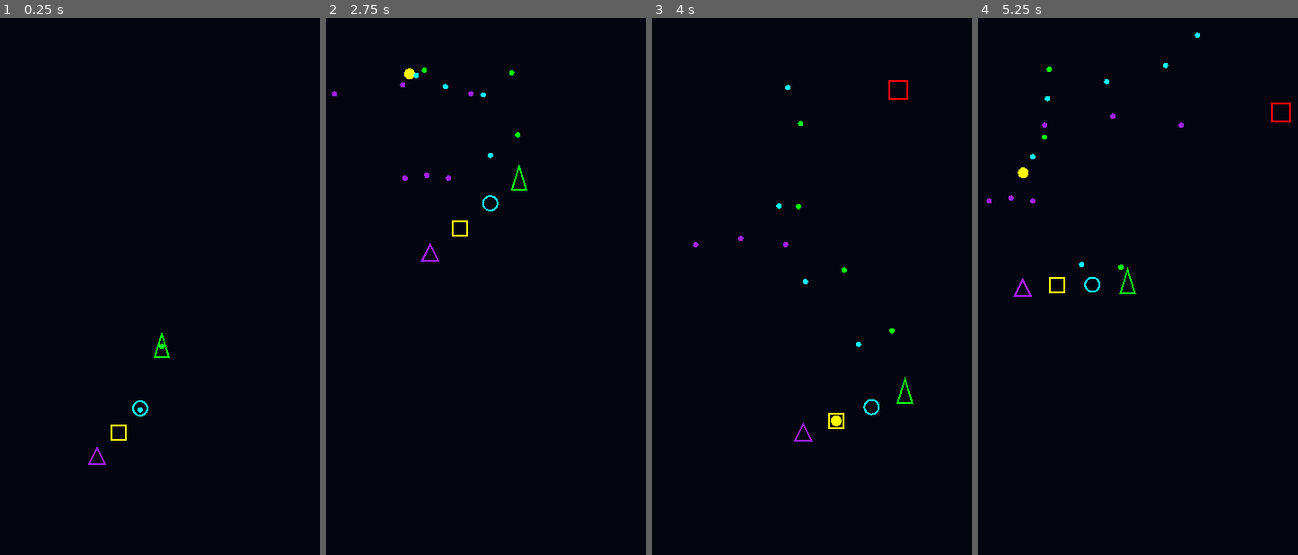
Above: before the commit, frames 1-4 (left to right).
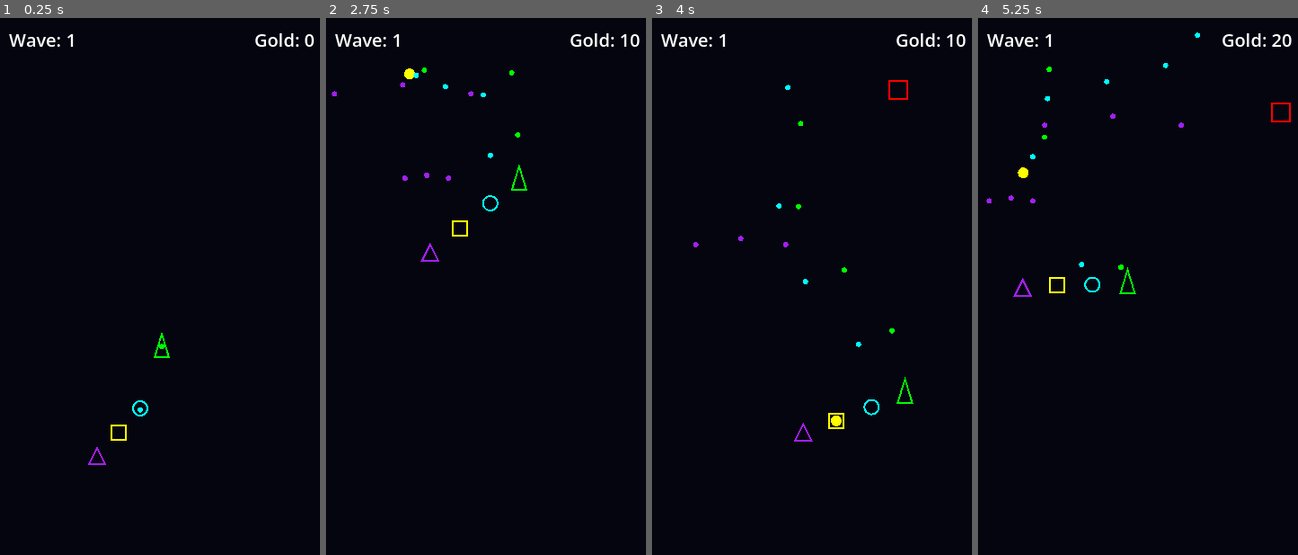
Above: after the commit, the same moments.

Repository: PPG11/NeonFormation
Game: Godot game, scene res://scenes/Main.tscn
The game is run twice, just before and just after one commit, with the same random seed, the same clock (stepped at 60 frames per second) and the same inputs.
Inputs (mouse positions are in pixels of both pictures, inside the frame that each line leads up to):
- Up to frame 1 (0.25 s): no input
- Up to frame 2 (2.75 s): move the mouse to (559, 275) at 0.52 s; move the mouse to (422, 334) at 1.27 s; move the mouse to (521, 179) at 2.02 s
- Up to frame 3 (4 s): move the mouse to (799, 420) at 2.77 s; move the mouse to (911, 393) at 3.52 s
- Up to frame 4 (5.25 s): move the mouse to (1042, 222) at 4.27 s; move the mouse to (1157, 307) at 5.02 s

The runs differ from the first frame. In frame 1, 0.4% of the frame differs, in the area x 2-99%, y 2-6%; in frame 2, 0.4%; in frame 3, 0.4%; in frame 4, 0.4%.

Commit message:
feat(game): add wave and gold tracking UI; implement wave management and enemy spawning logic

Diff:
--- a/scenes/Main.tscn
+++ b/scenes/Main.tscn
@@ -14,3 +14,34 @@
 
 [node name="WorldEnvironment" type="WorldEnvironment" parent="."]
 environment = SubResource("Environment_1")
+
+[node name="CanvasLayer" type="CanvasLayer" parent="."]
+
+[node name="WaveLabel" type="Label" parent="CanvasLayer"]
+anchors_preset = 0
+anchor_left = 0.0
+anchor_top = 0.0
+anchor_right = 0.0
+anchor_bottom = 0.0
+offset_left = 10.0
+offset_top = 10.0
+offset_right = 210.0
+offset_bottom = 40.0
+text = "Wave: 1"
+theme_override_colors/font_color = Color(1, 1, 1, 1)
+theme_override_font_sizes/font_size = 20
+
+[node name="GoldLabel" type="Label" parent="CanvasLayer"]
+anchors_preset = 1
+anchor_left = 1.0
+anchor_top = 0.0
+anchor_right = 1.0
+anchor_bottom = 0.0
+offset_left = -210.0
+offset_top = 10.0
+offset_right = -10.0
+offset_bottom = 40.0
+horizontal_alignment = 2
+text = "Gold: 0"
+theme_override_colors/font_color = Color(1, 1, 1, 1)
+theme_override_font_sizes/font_size = 20
--- a/scripts/Main.gd
+++ b/scripts/Main.gd
@@ -1,13 +1,19 @@
 extends Node
 
 const EnemyScene: PackedScene = preload("res://scenes/entities/Enemy.tscn")
-const BulletScene: PackedScene = preload("res://scenes/entities/Bullet.tscn")
 const PlayerScene: PackedScene = preload("res://scenes/entities/Player.tscn")
 
 @export var spawn_interval: float = 1.0
 @export var spawn_padding: float = 20.0
 
+var current_wave: int = 1
+var gold: int = 0
+var enemies_to_spawn: int = 10
+var enemies_alive: int = 0
+
 var _spawn_timer: Timer
+@onready var _wave_label: Label = $CanvasLayer/WaveLabel
+@onready var _gold_label: Label = $CanvasLayer/GoldLabel
 
 func _ready() -> void:
 	if PlayerScene != null:
@@ -19,19 +25,55 @@
 	_spawn_timer = Timer.new()
 	_spawn_timer.wait_time = spawn_interval
 	_spawn_timer.one_shot = false
-	_spawn_timer.autostart = true
+	_spawn_timer.autostart = false
 	add_child(_spawn_timer)
 	_spawn_timer.timeout.connect(_on_spawn_timeout)
 
+	start_wave()
+
 func _on_spawn_timeout() -> void:
+	if enemies_to_spawn <= 0:
+		_spawn_timer.stop()
+		return
 	if EnemyScene == null:
 		return
 	var enemy := EnemyScene.instantiate() as Area2D
 	if enemy == null:
 		return
+	if enemy.has_signal("enemy_died"):
+		enemy.connect("enemy_died", _on_enemy_killed)
 	var viewport_rect := get_viewport().get_visible_rect()
 	var x := randf_range(viewport_rect.position.x + spawn_padding,
 		viewport_rect.position.x + viewport_rect.size.x - spawn_padding)
 	var y := viewport_rect.position.y - spawn_padding
 	enemy.global_position = Vector2(x, y)
 	get_tree().current_scene.add_child(enemy)
+	enemies_to_spawn -= 1
+	enemies_alive += 1
+	if enemies_to_spawn == 0:
+		_spawn_timer.stop()
+
+func start_wave() -> void:
+	_update_ui()
+	enemies_to_spawn = 10 + (current_wave * 5)
+	enemies_alive = 0
+	_spawn_timer.start()
+
+func _on_enemy_killed(reward_gold: int) -> void:
+	gold += reward_gold
+	enemies_alive = max(enemies_alive - 1, 0)
+	_update_ui()
+	if enemies_alive == 0 and enemies_to_spawn == 0:
+		print("Wave Complete")
+		await get_tree().create_timer(2.0).timeout
+		next_wave()
+
+func next_wave() -> void:
+	current_wave += 1
+	start_wave()
+
+func _update_ui() -> void:
+	if _wave_label != null:
+		_wave_label.text = "Wave: %d" % current_wave
+	if _gold_label != null:
+		_gold_label.text = "Gold: %d" % gold
--- a/scripts/entities/Enemy.gd
+++ b/scripts/entities/Enemy.gd
@@ -1,10 +1,13 @@
 extends Area2D
+
+signal enemy_died(amount: int)
 
 @export var speed: float = 100.0
 @export var max_hp: int = 30
 
 var current_hp: int
 var _base_modulate: Color
+var _did_emit: bool = false
 const SnakeBodyScript: Script = preload("res://scripts/entities/SnakeBody.gd")
 
 func _ready() -> void:
@@ -29,16 +32,19 @@
 	draw_rect(rect, Color.RED, false, 2.0)
 
 func _on_screen_exited() -> void:
+	_emit_enemy_died(0)
 	queue_free()
 
 func _on_body_entered(body: Node) -> void:
 	if body is CharacterBody2D and body.has_method("die"):
 		body.call("die")
+		_emit_enemy_died(0)
 		queue_free()
 
 func _on_area_entered(area: Area2D) -> void:
 	if area != null and area.get_script() == SnakeBodyScript:
 		area.queue_free()
+		_emit_enemy_died(0)
 		queue_free()
 
 func take_damage(amount: int) -> void:
@@ -51,4 +57,11 @@
 
 func die() -> void:
 	print("Enemy destroyed")
+	_emit_enemy_died(5)
 	queue_free()
+
+func _emit_enemy_died(amount: int) -> void:
+	if _did_emit:
+		return
+	_did_emit = true
+	emit_signal("enemy_died", amount)
